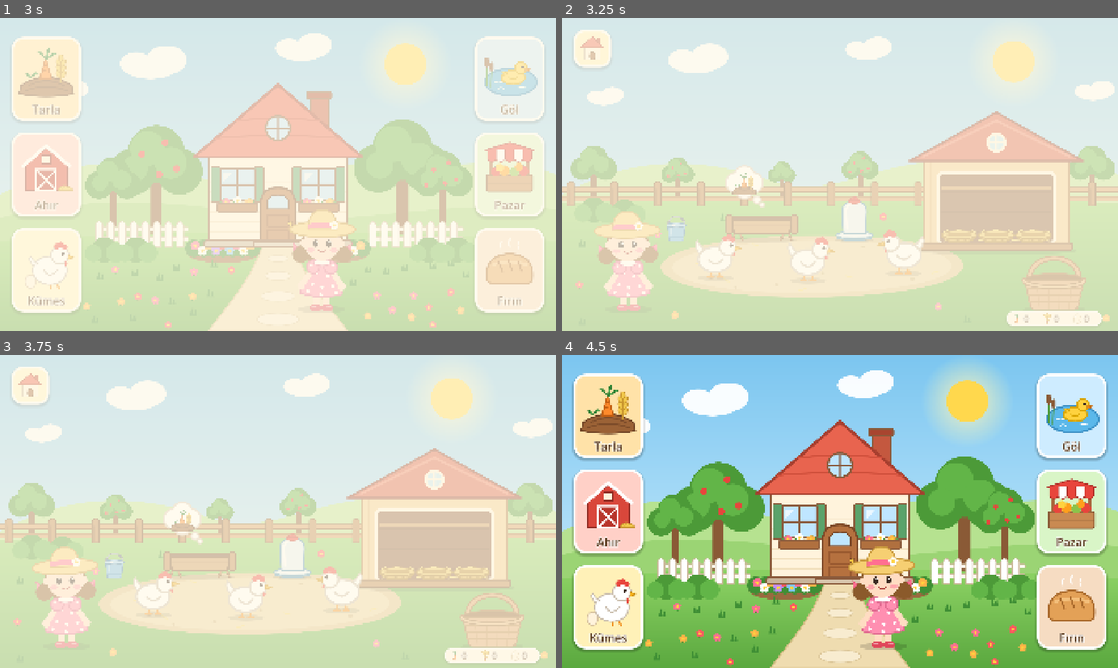
Above: before the commit, frames 1-4 (two rows, left to right).
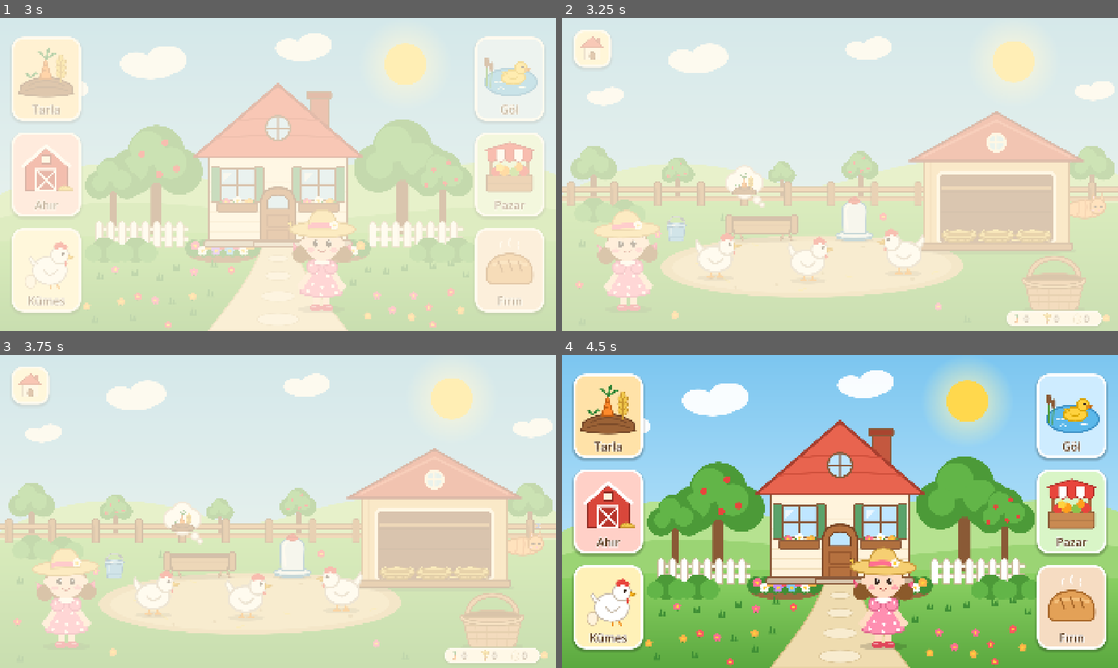
Above: after the commit, the same moments.

Repository: emirsalihgmrk/small-town
Game: Godot game, scene res://scenes/main/home.tscn
The game is run twice, just before and just after one commit, with the same random seed, the same clock (stepped at 60 frames per second) and the same inputs.
Inputs (mouse positions are in pixels of both pictures, inside the frame that each line leads up to):
- Up to frame 1 (3 s): click (44, 77) at 0.5 s; click (27, 49) at 1.25 s; click (44, 174) at 2 s; click (44, 271) at 2.75 s
- Up to frame 2 (3.25 s): no input
- Up to frame 3 (3.75 s): click (27, 386) at 3.5 s
- Up to frame 4 (4.5 s): click (1073, 414) at 4.25 s

Frame 1 is identical in both runs. In frame 2, 0.6% of the frame differs, in the area x 6-98%, y 55-80%; in frame 3, 0.6%; in frame 4, 0.6%.

Commit message:
Kümese canlılık ekle: tavuğa dokunma, uyuyan kedi, esneme ve sesler
- Tavuğa dokununca tüylerini kabartıp zıplar, başından kalpler çıkar ve
  yumuşak bir tüy sesi ("fırt") çalar; o an yaptığı işi bölmez. Zıplama
  görselin üstündeki ayrı düğümde (Hop) oynar, yürüme ve folluk
  hareketleriyle çakışmaz
- Uyuyan kedi (SleepyCat): kümesin sağ arkasında uyur; nefes alır,
  kuyruğu sallanır, "z"ler süzülür. Dokununca gerinip kuyruğunu oynatır,
  bir süre "z"ler kesilir; kız şaşırır. Ekonomiye karışmaz
- Kız tarladaki gibi uzun süre dokunulmazsa esner
- Güvenli sesler (hayvan sesi yok): yumurtlayınca "pıt" + müzik kutusu
  notası (egg_laid), folluktan yumurta alınınca yükselen kısa "fiyuv"
  (egg_pick), tavuğa dokununca tüy sesi (feather_fluff)
- Kıza dokununca da artık aynı tüy sesi çalar; eski "tirin"
  (happy_chime.ogg) kaldırıldı. Üretici onun çektiği rastgele sayıları
  çekip atar, sonraki sesler birebir aynı kalır
- Kedi ve "z" çizimleri (assets/art/coop); CREDITS.md güncellendi;
  previews/coop_stage6.png

Co-Authored-By: Claude Opus 5.5 <noreply@anthropic.com>

Diff:
--- /dev/null
+++ b/assets/art/coop/cat_sleep.svg
@@ -0,0 +1,3 @@
+<svg xmlns="http://www.w3.org/2000/svg" width="164" height="100" viewBox="-82 -96 164 100">
+<g transform="scale(1.6) translate(-50 -62)"><ellipse cx="50" cy="44" rx="40" ry="18" fill="#ffb366" stroke="#c97a35" stroke-width="3.5"/><path d="M36 30 Q40 44 34 58 M52 27 Q56 42 50 61 M68 30 Q70 42 66 58" fill="none" stroke="#e8914a" stroke-width="4" stroke-linecap="round"/><path d="M64 28 L68 12 L76 24 Z M80 26 L88 12 L90 28 Z" fill="#ffb366" stroke="#c97a35" stroke-width="3" stroke-linejoin="round"/><path d="M68 22 L69 17 L73 22 Z M82 23 L86 17 L87 24 Z" fill="#ffc2d1"/><circle cx="78" cy="38" r="16" fill="#ffb366" stroke="#c97a35" stroke-width="3.5"/><path d="M70 38 Q73 41 76 38 M82 38 Q85 41 88 38" fill="none" stroke="#5a3e2b" stroke-width="2.2" stroke-linecap="round"/><ellipse cx="80" cy="45" rx="2.2" ry="1.6" fill="#ff8fa3"/><ellipse cx="68" cy="46" rx="4" ry="2.4" fill="#ffc2d1" opacity="0.7"/></g>
+</svg>
--- /dev/null
+++ b/assets/art/coop/cat_tail.svg
@@ -0,0 +1,3 @@
+<svg xmlns="http://www.w3.org/2000/svg" width="78" height="36" viewBox="-8 -17 78 36">
+<g transform="scale(1.6)"><path d="M0 0 Q14 10 30 4 Q38 0 40 -4" fill="none" stroke="#c97a35" stroke-width="12" stroke-linecap="round"/><path d="M0 0 Q14 10 30 4 Q38 0 40 -4" fill="none" stroke="#ffb366" stroke-width="7" stroke-linecap="round"/></g>
+</svg>
--- /dev/null
+++ b/assets/art/coop/zzz.svg
@@ -0,0 +1,4 @@
+<svg xmlns="http://www.w3.org/2000/svg" width="28" height="28" viewBox="-14 -14 28 28">
+<path d="M-8 -8 L8 -8 L-8 8 L8 8" fill="none" stroke="#ffffff" stroke-width="8" stroke-linecap="round" stroke-linejoin="round"/>
+<path d="M-8 -8 L8 -8 L-8 8 L8 8" fill="none" stroke="#7b8cc4" stroke-width="4" stroke-linecap="round" stroke-linejoin="round"/>
+</svg>
--- a/scenes/coop/coop.tscn
+++ b/scenes/coop/coop.tscn
@@ -16,6 +16,7 @@
 [ext_resource type="Texture2D" path="res://assets/art/coop/coop_yard.svg" id="14_yard"]
 [ext_resource type="Texture2D" path="res://assets/art/coop/coop_house.svg" id="15_house"]
 [ext_resource type="PackedScene" path="res://scenes/coop/nest.tscn" id="16_nest"]
+[ext_resource type="PackedScene" path="res://scenes/coop/sleepy_cat.tscn" id="cat_scene"]
 [ext_resource type="PackedScene" path="res://scenes/coop/feeder.tscn" id="17_feeder"]
 [ext_resource type="PackedScene" path="res://scenes/coop/waterer.tscn" id="18_waterer"]
 [ext_resource type="PackedScene" path="res://scenes/coop/hen.tscn" id="19_hen"]
@@ -247,6 +248,9 @@
 centered = false
 offset = Vector2(-14, -28)
 
+[node name="Cat" parent="World" instance=ExtResource("cat_scene")]
+position = Vector2(1805, 690)
+
 [node name="House" type="Node2D" parent="World"]
 position = Vector2(1500, 800)
 
--- a/scenes/coop/hen.tscn
+++ b/scenes/coop/hen.tscn
@@ -6,34 +6,39 @@
 [ext_resource type="Script" path="res://scripts/components/pulse_component.gd" id="4_pulse"]
 [ext_resource type="Script" path="res://scripts/components/sway_component.gd" id="5_sway"]
 [ext_resource type="Texture2D" path="res://assets/art/field/water_bubble.svg" id="6_water_bubble"]
+[ext_resource type="Script" path="res://scripts/input/tappable.gd" id="7_tappable"]
+[ext_resource type="PackedScene" path="res://scenes/field/effects/heart_burst.tscn" id="8_heart"]
 
 [node name="Hen" type="Node2D"]
 script = ExtResource("1_hen")
+heart_scene = ExtResource("8_heart")
 
-[node name="Body" type="Node2D" parent="."]
+[node name="Hop" type="Node2D" parent="."]
 
-[node name="Sprite" type="Sprite2D" parent="Body"]
+[node name="Body" type="Node2D" parent="Hop"]
+
+[node name="Sprite" type="Sprite2D" parent="Hop/Body"]
 texture = ExtResource("2_body")
 centered = false
 offset = Vector2(-86, -138)
 
-[node name="Neck" type="Node2D" parent="Body"]
+[node name="Neck" type="Node2D" parent="Hop/Body"]
 position = Vector2(38, -79)
 
-[node name="Head" type="Node2D" parent="Body/Neck"]
+[node name="Head" type="Node2D" parent="Hop/Body/Neck"]
 
-[node name="Sprite" type="Sprite2D" parent="Body/Neck/Head"]
+[node name="Sprite" type="Sprite2D" parent="Hop/Body/Neck/Head"]
 texture = ExtResource("3_head")
 centered = false
 offset = Vector2(-36, -84)
 
-[node name="Sway" type="Node" parent="Body/Neck"]
+[node name="Sway" type="Node" parent="Hop/Body/Neck"]
 script = ExtResource("5_sway")
 amplitude_degrees = 5.0
 period = 1.8
 period_randomness = 0.2
 
-[node name="Pulse" type="Node" parent="Body"]
+[node name="Pulse" type="Node" parent="Hop/Body"]
 script = ExtResource("4_pulse")
 scale_amount = Vector2(0.015, 0.03)
 period = 2.2
@@ -53,3 +58,8 @@
 
 [node name="PeckTimer" type="Timer" parent="."]
 one_shot = true
+
+[node name="TapArea" type="Node2D" parent="."]
+script = ExtResource("7_tappable")
+area = Rect2(-90, -170, 180, 175)
+priority = 3
--- /dev/null
+++ b/scenes/coop/sleepy_cat.tscn
@@ -0,0 +1,75 @@
+[gd_scene format=3]
+
+[ext_resource type="Script" path="res://scripts/coop/sleepy_cat.gd" id="1_cat"]
+[ext_resource type="Texture2D" path="res://assets/art/coop/cat_sleep.svg" id="2_body"]
+[ext_resource type="Texture2D" path="res://assets/art/coop/cat_tail.svg" id="3_tail"]
+[ext_resource type="Texture2D" path="res://assets/art/coop/zzz.svg" id="4_zzz"]
+[ext_resource type="Script" path="res://scripts/components/pulse_component.gd" id="5_pulse"]
+[ext_resource type="Script" path="res://scripts/components/sway_component.gd" id="6_sway"]
+[ext_resource type="Script" path="res://scripts/input/tappable.gd" id="7_tappable"]
+
+[sub_resource type="Curve" id="Curve_zzz"]
+_data = [Vector2(0, 0.3), 0.0, 0.0, 0, 0, Vector2(0.3, 1), 0.0, 0.0, 0, 0, Vector2(1, 1.2), 0.0, 0.0, 0, 0]
+point_count = 3
+
+[sub_resource type="Gradient" id="Gradient_zzz"]
+offsets = PackedFloat32Array(0, 0.2, 0.7, 1)
+colors = PackedColorArray(1, 1, 1, 0, 1, 1, 1, 1, 1, 1, 1, 1, 1, 1, 1, 0)
+
+[node name="SleepyCat" type="Node2D"]
+script = ExtResource("1_cat")
+
+[node name="Stretch" type="Node2D" parent="."]
+
+[node name="Tail" type="Node2D" parent="Stretch"]
+position = Vector2(-60, -24)
+scale = Vector2(-1, 1)
+
+[node name="Sway" type="Node2D" parent="Stretch/Tail"]
+
+[node name="SwayComponent" type="Node" parent="Stretch/Tail/Sway"]
+script = ExtResource("6_sway")
+amplitude_degrees = 10.0
+period = 2.8
+period_randomness = 0.1
+
+[node name="Flick" type="Node2D" parent="Stretch/Tail/Sway"]
+
+[node name="Sprite" type="Sprite2D" parent="Stretch/Tail/Sway/Flick"]
+texture = ExtResource("3_tail")
+centered = false
+offset = Vector2(-8, -17)
+
+[node name="Body" type="Node2D" parent="Stretch"]
+
+[node name="Sprite" type="Sprite2D" parent="Stretch/Body"]
+texture = ExtResource("2_body")
+centered = false
+offset = Vector2(-82, -96)
+
+[node name="Pulse" type="Node" parent="Stretch/Body"]
+script = ExtResource("5_pulse")
+scale_amount = Vector2(0.02, 0.05)
+period = 3.2
+
+[node name="Zzz" type="CPUParticles2D" parent="."]
+position = Vector2(50, -80)
+amount = 3
+lifetime = 2.6
+texture = ExtResource("4_zzz")
+direction = Vector2(0.4, -1)
+spread = 15.0
+gravity = Vector2(0, -10)
+initial_velocity_min = 22.0
+initial_velocity_max = 30.0
+angle_min = -15.0
+angle_max = 15.0
+scale_amount_min = 0.6
+scale_amount_max = 0.9
+scale_amount_curve = SubResource("Curve_zzz")
+color_ramp = SubResource("Gradient_zzz")
+
+[node name="TapArea" type="Node2D" parent="."]
+script = ExtResource("7_tappable")
+area = Rect2(-90, -100, 180, 110)
+priority = 4
--- a/scripts/coop/coop.gd
+++ b/scripts/coop/coop.gd
@@ -2,7 +2,8 @@
 ## Kümes bölümü: eve dönüş, sepetten yemliğe buğday, kovayla suluğa su, folluktan sepete yumurta ve
 ## kızın tepkileri. Tavuklar yemliği, suluğu ve folluklarını kendileri kullanır (Hen).
 ## Yemlik ya da suluk dolunca ve yumurta toplanınca kız sevinir; bir tavuk yumurtlayınca kümese el
-## sallar. Folluğa dokununca içindeki yumurtalar ortak sepete eklenir ve sepete uçar.
+## sallar; kedi uyanınca şaşırır; uzun süre dokunulmazsa esner. Folluğa dokununca içindeki yumurtalar
+## ortak sepete eklenir ve sepete uçar.
 ## Sepette buğday yokken demet çekilmeye çalışılırsa yemliğin balonu zıplar; balonda tarla görünürken
 ## balona dokununca tarlaya gidilir. Sepete dokununca sepetin içi açılır.
 ## Yemlik, suluk, folluklar ve tavuklar açılışta kayıttan geri yüklenir; sahne kapalıyken geçen oyun
@@ -16,6 +17,11 @@
 const GIRL_COOP_ARM: int = 1
 ## Bir folluktan birden çok yumurta toplanınca üst üste binmesinler diye yan yana havalanırlar.
 const EGG_SPREAD: float = 26.0
+## Esneme zamanı geldiğinde kız başka bir hareketteyse bu kadar sonra yeniden denenir.
+const YAWN_RETRY_TIME: float = 2.0
+
+## Bu kadar süre hiç dokunulmazsa kız esner (sonra yine aynı süre beklenir).
+@export_range(5.0, 120.0, 1.0, "suffix:s") var idle_yawn_time: float = 25.0
 
 @onready var _home_button: Button = $UI/Root/HomeButton
 @onready var _basket: BasketView = $World/Basket
@@ -24,9 +30,11 @@
 @onready var _girl: Girl = $World/Girl
 @onready var _feed_hand: FeedHand = $FeedHand
 @onready var _basket_menu: BasketMenu = $BasketMenu
+@onready var _cat: SleepyCat = $World/Cat
 
 var _nests: Array[Nest] = []
 var _hens: Array[Hen] = []
+var _idle_time: float = 0.0
 
 
 func _ready() -> void:
@@ -47,7 +55,19 @@
 		nest.laid.connect(_girl.wave.bind(GIRL_COOP_ARM))
 		nest.laid.connect(SaveGame.request_save)
 		nest.collected.connect(_on_eggs_collected)
+	_cat.woke.connect(_girl.surprise)
 	SaveGame.before_save.connect(_store)
+
+
+func _process(delta: float) -> void:
+	_idle_time += delta
+	if _idle_time >= idle_yawn_time:
+		_idle_time = 0.0 if _girl.yawn() else idle_yawn_time - YAWN_RETRY_TIME
+
+
+func _input(event: InputEvent) -> void:
+	if event is InputEventScreenTouch or event is InputEventScreenDrag:
+		_idle_time = 0.0
 
 
 func _exit_tree() -> void:
--- a/scripts/coop/hen.gd
+++ b/scripts/coop/hen.gd
@@ -6,6 +6,8 @@
 ## kadar orada bekler. Sonra yumurtlar, folluktan kalkıp avludaki yerine döner ve yeniden acıkır;
 ## yumurta folluğa kalır (toplanmasını beklemez).
 ## Her zaman nefes alır ve başını hafifçe sallar; avluda aç beklerken ara sıra yere gagalar.
+## Dokununca tüylerini kabartıp zıplar ve başından kalpler çıkar; o an yaptığı işi bölmez (zıplama
+## görselin üstündeki ayrı bir düğümde, Hop, oynar).
 ## Kayıtta tavuk üç durgun evreden biriyle tutulur (aç, susamış, follukta); yoldaki ya da işin ortasındaki
 ## tavuk, işi henüz yapılmamış evreye sayılır. Kayıttan açılırken sahne kapalıyken geçen süre kadar
 ## döngü ileri sarılır: yemlikte ve sulukta pay varsa yer, içer, follukta bekleyip yumurtlar.
@@ -47,6 +49,15 @@
 const DRINK_SIM_TIME: float = 4.0
 ## İleri sarmada bir tavuğun en fazla bu kadar adım atması (sonsuz döngüye karşı).
 const MAX_FAST_FORWARD_STEPS: int = 30
+const TAP_HOP: float = 34.0
+const TAP_HOP_TIME: float = 0.16
+const TAP_SQUASH: Vector2 = Vector2(1.12, 0.88)
+const TAP_STRETCH: Vector2 = Vector2(0.92, 1.1)
+const TAP_SQUASH_TIME: float = 0.07
+const TAP_SETTLE_TIME: float = 0.35
+const HEART_OFFSET: Vector2 = Vector2(40.0, -150.0)
+const SCREEN_WIDTH: float = 1920.0
+const MAX_SOUND_PAN: float = 0.6
 const PHASE_HUNGRY: String = "hungry"
 const PHASE_THIRSTY: String = "thirsty"
 const PHASE_NESTING: String = "nesting"
@@ -61,6 +72,8 @@
 @export_range(1.0, 300.0, 1.0, "suffix:s") var lay_wait_time: float = 30.0
 @export_range(0.5, 30.0, 0.5, "suffix:s") var peck_interval_min: float = 2.5
 @export_range(0.5, 30.0, 0.5, "suffix:s") var peck_interval_max: float = 6.0
+@export var heart_scene: PackedScene
+@export_file("*.ogg", "*.wav") var fluff_sound_path: String = "res://assets/audio/sfx/feather_fluff.ogg"
 
 var state: State = State.HUNGRY
 
@@ -71,9 +84,12 @@
 var _waddle_tween: Tween
 var _head_tween: Tween
 var _bubble_tween: Tween
-
-@onready var _body: Node2D = $Body
-@onready var _head: Node2D = $Body/Neck/Head
+var _tap_tween: Tween
+var _fluff_sound: AudioStream
+
+@onready var _hop: Node2D = $Hop
+@onready var _body: Node2D = $Hop/Body
+@onready var _head: Node2D = $Hop/Body/Neck/Head
 @onready var _water_bubble: Node2D = $WaterBubble
 @onready var _peck_timer: Timer = $PeckTimer
 
@@ -82,6 +98,9 @@
 	_home = global_position
 	_water_bubble.hide()
 	_peck_timer.timeout.connect(_on_peck_timer)
+	($TapArea as Tappable).tapped.connect(func(_point: Vector2) -> void: _on_tapped())
+	if ResourceLoader.exists(fluff_sound_path):
+		_fluff_sound = load(fluff_sound_path) as AudioStream
 	_peck_timer.start(randf_range(peck_interval_min, peck_interval_max))
 
 
@@ -172,6 +191,26 @@
 		state = State.HUNGRY
 
 
+## Tüylerini kabartıp zıplar, kalpler çıkar. Önceki zıplama bitmeden gelen dokunuş yok sayılır.
+func _on_tapped() -> void:
+	if _tap_tween != null and _tap_tween.is_running():
+		return
+	var pan: float = clampf((global_position.x / SCREEN_WIDTH) * 2.0 - 1.0, -1.0, 1.0) * MAX_SOUND_PAN
+	AudioManager.play_sfx(_fluff_sound, AudioManager.BUS_SFX, 0.0, randf_range(0.9, 1.1), pan)
+	if heart_scene != null:
+		var hearts: CPUParticles2D = heart_scene.instantiate() as CPUParticles2D
+		add_child(hearts)
+		hearts.position = HEART_OFFSET
+		hearts.finished.connect(hearts.queue_free)
+		hearts.emitting = true
+	_tap_tween = create_tween()
+	_tap_tween.tween_property(_hop, ^"scale", TAP_SQUASH, TAP_SQUASH_TIME).set_trans(Tween.TRANS_QUAD).set_ease(Tween.EASE_OUT)
+	_tap_tween.tween_property(_hop, ^"scale", TAP_STRETCH, TAP_SQUASH_TIME).set_trans(Tween.TRANS_QUAD).set_ease(Tween.EASE_OUT)
+	_tap_tween.parallel().tween_property(_hop, ^"position:y", -TAP_HOP, TAP_HOP_TIME).set_trans(Tween.TRANS_QUAD).set_ease(Tween.EASE_OUT)
+	_tap_tween.tween_property(_hop, ^"position:y", 0.0, TAP_HOP_TIME).set_trans(Tween.TRANS_QUAD).set_ease(Tween.EASE_IN)
+	_tap_tween.parallel().tween_property(_hop, ^"scale", Vector2.ONE, TAP_SETTLE_TIME).set_trans(Tween.TRANS_ELASTIC).set_ease(Tween.EASE_OUT)
+
+
 func _eat() -> void:
 	state = State.EATING
 	_face_toward(feeder.global_position.x)
--- a/scripts/coop/nest.gd
+++ b/scripts/coop/nest.gd
@@ -13,13 +13,19 @@
 const SQUASH: Vector2 = Vector2(1.08, 0.92)
 const SQUASH_TIME: float = 0.08
 const SETTLE_TIME: float = 0.35
+const SCREEN_WIDTH: float = 1920.0
+const MAX_SOUND_PAN: float = 0.6
 
 @export var sparkle_scene: PackedScene
+@export_file("*.ogg", "*.wav") var laid_sound_path: String = "res://assets/audio/sfx/egg_laid.ogg"
+@export_file("*.ogg", "*.wav") var pick_sound_path: String = "res://assets/audio/sfx/egg_pick.ogg"
 
 var eggs: int = 0
 
 var _egg_sprites: Array[Node2D] = []
 var _egg_scales: Array[Vector2] = []
+var _laid_sound: AudioStream
+var _pick_sound: AudioStream
 
 @onready var _body: Node2D = $Body
 @onready var _glint: CPUParticles2D = $Glint
@@ -31,6 +37,10 @@
 	for egg: Node2D in _egg_sprites:
 		_egg_scales.append(egg.scale)
 	_tap_area.tapped.connect(func(_point: Vector2) -> void: _collect())
+	if ResourceLoader.exists(laid_sound_path):
+		_laid_sound = load(laid_sound_path) as AudioStream
+	if ResourceLoader.exists(pick_sound_path):
+		_pick_sound = load(pick_sound_path) as AudioStream
 	_refresh(false)
 
 
@@ -45,6 +55,7 @@
 	_refresh(animate)
 	if not animate:
 		return
+	_play_sound(_laid_sound)
 	if sparkle_scene != null:
 		var sparkle: CPUParticles2D = sparkle_scene.instantiate() as CPUParticles2D
 		_body.add_child(sparkle)
@@ -70,6 +81,7 @@
 	var from: Vector2 = egg_position()
 	eggs = 0
 	_refresh(false)
+	_play_sound(_pick_sound)
 	var tween: Tween = create_tween()
 	tween.tween_property(_body, ^"scale", SQUASH, SQUASH_TIME).set_trans(Tween.TRANS_QUAD).set_ease(Tween.EASE_OUT)
 	tween.tween_property(_body, ^"scale", Vector2.ONE, SETTLE_TIME).set_trans(Tween.TRANS_ELASTIC).set_ease(Tween.EASE_OUT)
@@ -87,3 +99,8 @@
 					.set_trans(Tween.TRANS_BACK).set_ease(Tween.EASE_OUT)
 	_glint.emitting = eggs > 0
 	_tap_area.enabled = eggs > 0
+
+
+func _play_sound(stream: AudioStream) -> void:
+	var pan: float = clampf((global_position.x / SCREEN_WIDTH) * 2.0 - 1.0, -1.0, 1.0) * MAX_SOUND_PAN
+	AudioManager.play_sfx(stream, AudioManager.BUS_SFX, 0.0, randf_range(0.96, 1.04), pan)
--- /dev/null
+++ b/scripts/coop/sleepy_cat.gd
@@ -0,0 +1,43 @@
+class_name SleepyCat
+extends Node2D
+## Kümesin yanında uyuyan kedi. Uyurken nefes alır, kuyruğu yavaşça sallanır, başının üstünden "z"ler
+## süzülür. Dokununca kısa bir an uyanır: gerinir (uzayıp basılır), kuyruğunu oynatır, "z"ler kesilir;
+## sonra yine uyur. Uyanınca woke yayılır (kız şaşırır). Ekonomiye karışmaz, süstür.
+## Kök noktası kedinin karnının altının ortasıdır.
+
+signal woke
+
+const STRETCH: Vector2 = Vector2(1.18, 0.86)
+const STRETCH_TIME: float = 0.35
+const SETTLE_TIME: float = 0.6
+const TAIL_FLICK_DEGREES: float = 35.0
+const TAIL_FLICK_TIME: float = 0.12
+const TAIL_FLICKS: int = 2
+## Uyandıktan sonra "z"ler bu kadar süre çıkmaz.
+const AWAKE_TIME: float = 3.0
+
+var _awake_tween: Tween
+
+@onready var _stretch: Node2D = $Stretch
+@onready var _tail: Node2D = $Stretch/Tail/Sway/Flick
+@onready var _zzz: CPUParticles2D = $Zzz
+@onready var _tap_area: Tappable = $TapArea
+
+
+func _ready() -> void:
+	_tap_area.tapped.connect(func(_point: Vector2) -> void: _wake())
+
+
+func _wake() -> void:
+	if _awake_tween != null and _awake_tween.is_running():
+		return
+	woke.emit()
+	_zzz.emitting = false
+	_awake_tween = create_tween()
+	_awake_tween.tween_property(_stretch, ^"scale", STRETCH, STRETCH_TIME).set_trans(Tween.TRANS_SINE).set_ease(Tween.EASE_OUT)
+	_awake_tween.tween_property(_stretch, ^"scale", Vector2.ONE, SETTLE_TIME).set_trans(Tween.TRANS_ELASTIC).set_ease(Tween.EASE_OUT)
+	for i: int in TAIL_FLICKS:
+		_awake_tween.tween_property(_tail, ^"rotation", deg_to_rad(-TAIL_FLICK_DEGREES), TAIL_FLICK_TIME)
+		_awake_tween.tween_property(_tail, ^"rotation", 0.0, TAIL_FLICK_TIME)
+	_awake_tween.tween_interval(maxf(AWAKE_TIME - STRETCH_TIME - SETTLE_TIME - TAIL_FLICKS * 2 * TAIL_FLICK_TIME, 0.0))
+	_awake_tween.tween_callback(func() -> void: _zzz.emitting = true)
--- a/scripts/entities/girl.gd
+++ b/scripts/entities/girl.gd
@@ -1,6 +1,7 @@
 class_name Girl
 extends Node2D
-## Kız karakter: ara ara el sallar, göz kırpar, dokununca tatlı bir "tirin" sesiyle zıplar.
+## Kız karakter: ara ara el sallar, göz kırpar, dokununca yumuşak bir "fırt" sesiyle zıplar (kümesteki
+## tavuğa dokununca çalan sesin aynısı).
 ## Sahneler olaylara tepki verdirmek için cheer / wave / surprise / yawn çağırır. Bu tepkiler sessizdir:
 ## işlerin (hasat, ekim...) kendi sesi zaten vardır, her seferinde üstüne bir ses daha binmesin.
 ## Sürekli nefes, gövde/baş sallanması ve şapka/örgü salınımı sahnedeki bileşenlerle yapılır
@@ -40,9 +41,9 @@
 
 @export_group("Dokunma")
 @export_range(0.0, 80.0, 1.0, "suffix:px") var jump_height: float = 22.0
-@export_file("*.ogg", "*.wav") var happy_sound_path: String = "res://assets/audio/sfx/happy_chime.ogg"
-@export_range(-30.0, 6.0, 0.5, "suffix:dB") var happy_volume_db: float = -4.0
-@export_range(0.0, 0.3, 0.01) var happy_pitch_variation: float = 0.05
+@export_file("*.ogg", "*.wav") var happy_sound_path: String = "res://assets/audio/sfx/feather_fluff.ogg"
+@export_range(-30.0, 6.0, 0.5, "suffix:dB") var happy_volume_db: float = 0.0
+@export_range(0.0, 0.3, 0.01) var happy_pitch_variation: float = 0.1
 
 var _waving: bool = false
 var _reacting: bool = false
@@ -116,7 +117,7 @@
 	cheer(true)
 
 
-## Sevinir: zıplar, kalpler ve yıldızlar saçar; with_sound ise (yalnızca kıza dokunulunca) "tirin" sesi
+## Sevinir: zıplar, kalpler ve yıldızlar saçar; with_sound ise (yalnızca kıza dokunulunca) "fırt" sesi
 ## de çalar. Tepki sürerken gelen istek yok sayılır; animasyonlar üst üste binmez.
 func cheer(with_sound: bool = false) -> void:
 	if _reacting:
Not shown, added: assets/art/coop/cat_sleep.svg.import
Not shown, added: assets/art/coop/cat_tail.svg.import
Not shown, added: assets/art/coop/zzz.svg.import
Not shown, added: assets/audio/sfx/egg_laid.ogg.import
Not shown, added: assets/audio/sfx/egg_pick.ogg.import
Not shown, added: assets/audio/sfx/feather_fluff.ogg.import
Not shown, removed: assets/audio/sfx/happy_chime.ogg.import
Binary file added: previews/coop_stage6.png
Not shown, added: scripts/coop/sleepy_cat.gd.uid
Not shown, changed: CREDITS.md
Not shown, added: assets/audio/sfx/egg_laid.ogg
Not shown, added: assets/audio/sfx/egg_pick.ogg
(and 3 more such lines)
